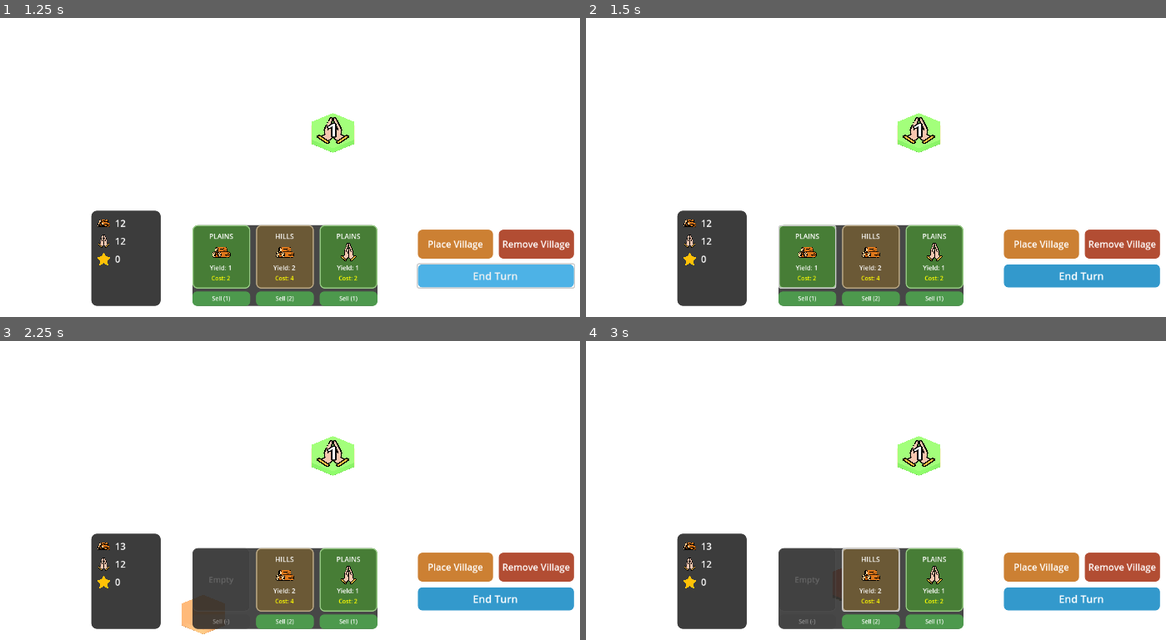
Above: before the commit, frames 1-4 (two rows, left to right).
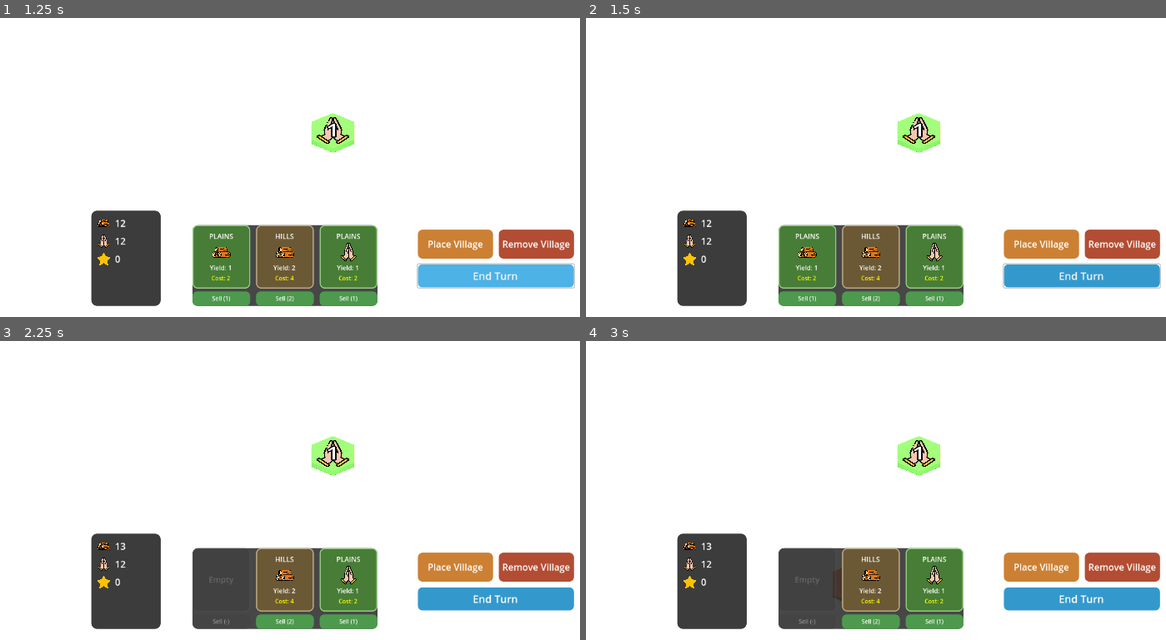
Above: after the commit, the same moments.

Repository: antony-carrard/khaos
Game: Godot game, scene res://main.tscn
Same seed, same stepped clock (60 frames per second), same inputs: the game is played once before the commit and once after it.
Inputs (mouse positions are in pixels of both pictures, inside the frame that each line leads up to):
- Up to frame 1 (1.25 s): click "End Turn" at 0.5 s
- Up to frame 2 (1.5 s): click (806, 257) at 1.27 s
- Up to frame 3 (2.25 s): click "Sell (1)" at 2 s
- Up to frame 4 (3 s): click (870, 580) at 2.77 s

Frame 1 is identical in both runs. In frame 2, 0.5% of the frame differs, in the area x 33-100%, y 69-91%; in frame 3, 0.3%; in frame 4, 0.2%.

Commit message:
Fix UI focus indicators and placement mode cancellation
- Remove focus indicators from disabled and unaffordable tile buttons
- Cancel placement mode when selling the selected tile
- Auto-cancel placement mode when ending turn or entering harvest phase

🤖 Generated with [Claude Code](https://claude.com/claude-code)

Co-Authored-By: Claude Sonnet 4.5 <noreply@anthropic.com>

Diff:
--- a/board_manager.gd
+++ b/board_manager.gd
@@ -265,6 +265,10 @@
 	# Remove tile from hand (no replacement drawn when selling)
 	current_player.remove_from_hand(hand_index)
 
+	# Cancel placement mode if this tile was selected for placement
+	if placement_controller and placement_controller.selected_hand_index == hand_index:
+		placement_controller.cancel_placement()
+
 	# Update UI to reflect hand changes
 	if ui and ui_mode == "game":
 		ui.update_hand_display()
@@ -392,6 +396,11 @@
 ## Determines available harvest types and shows UI or auto-harvests if only one option.
 func start_harvest_phase() -> void:
 	current_phase = TurnPhase.HARVEST
+
+	# Cancel any active placement mode when entering harvest phase
+	if placement_controller:
+		placement_controller.cancel_placement()
+
 	var harvest_types = _get_available_harvest_types()
 
 	print("=== HARVEST PHASE ===")
@@ -494,6 +503,10 @@
 func end_turn() -> void:
 	print("=== END TURN ===")
 
+	# Cancel any active placement mode when ending turn
+	if placement_controller:
+		placement_controller.cancel_placement()
+
 	# Discard current hand (reset to empty slots)
 	for i in range(current_player.HAND_SIZE):
 		current_player.hand[i] = null
--- a/placement_controller.gd
+++ b/placement_controller.gd
@@ -338,3 +338,12 @@
 func select_village_remove_mode() -> void:
 	current_mode = PlacementMode.VILLAGE_REMOVE
 	placement_active = true
+
+
+## Cancels any active placement mode.
+## Hides previews and returns to idle state.
+func cancel_placement() -> void:
+	placement_active = false
+	preview_tile.visible = false
+	if preview_village:
+		preview_village.visible = false
--- a/tile_selector_ui.gd
+++ b/tile_selector_ui.gd
@@ -419,6 +419,7 @@
 	var sell_button = Button.new()
 	sell_button.text = "Sell (-)"
 	sell_button.disabled = true
+	sell_button.focus_mode = Control.FOCUS_NONE  # Prevent focus indicator on disabled button
 	sell_button.custom_minimum_size = Vector2(100, 25)
 	var disabled_style = create_button_style(Color(0.25, 0.25, 0.25, 0.4))
 	sell_button.add_theme_stylebox_override("normal", disabled_style)
@@ -525,6 +526,7 @@
 	var button = Button.new()
 	button.set_anchors_and_offsets_preset(Control.PRESET_FULL_RECT)
 	button.flat = true
+	button.focus_mode = Control.FOCUS_NONE  # Prevent focus indicator
 	button.mouse_filter = Control.MOUSE_FILTER_PASS
 	button.pressed.connect(_on_hand_card_pressed.bind(hand_index))
 	card.add_child(button)
@@ -546,6 +548,7 @@
 		# Glory tile - grayed out disabled button
 		sell_button.text = "Sell (-)"
 		sell_button.disabled = true
+		sell_button.focus_mode = Control.FOCUS_NONE  # Prevent focus indicator on disabled button
 		var disabled_style = create_button_style(Color(0.3, 0.3, 0.3))
 		sell_button.add_theme_stylebox_override("normal", disabled_style)
 		sell_button.add_theme_stylebox_override("disabled", disabled_style)
